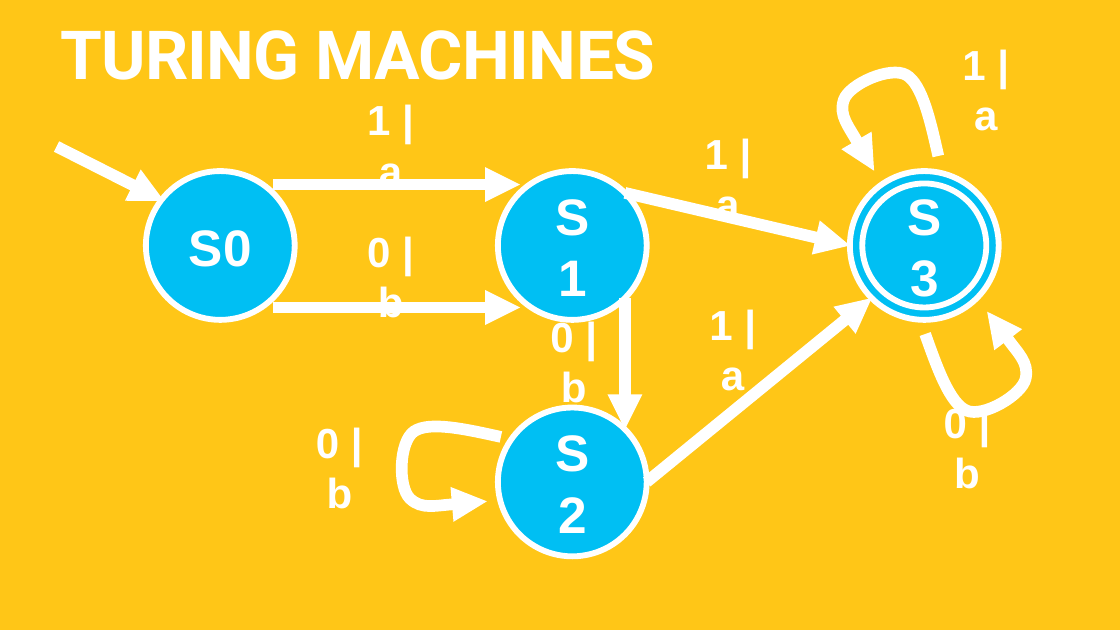
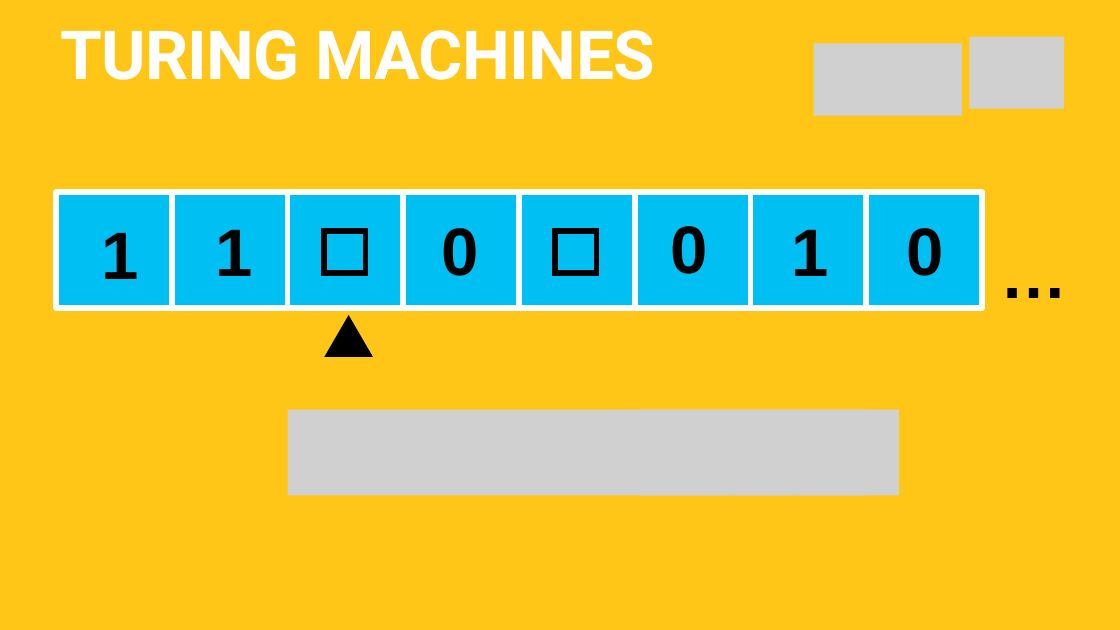
Before and after one commit to TommyWoodley/teaching, a slide deck: slide 12 of ALevel/FSM&Turing.pptx. Drawn at 1120x630 pixels with LibreOffice and Linux fonts; fonts in the diff are those of the drawing; grey boxes stand for pictures. Boxes give left, top, right and bottom in pixels: in the first picture for what was removed or moved away, otherwise in the second. Text is boxed around its words. In the diff, an @@ line names an element or a change of style, - is before the commit and + after.

```diff
--- a/ALevel/FSM&Turing.pptx
+++ b/ALevel/FSM&Turing.pptx
@@ picture added at bbox=[813, 43, 962, 115] @@
@@ picture added at bbox=[969, 37, 1064, 109] @@
@@ rectangle added at bbox=[56, 192, 172, 308], fill #00BFF3, outline #FFFFFF 10 pt @@
@@ rectangle added at bbox=[172, 192, 288, 308], fill #00BFF3, outline #FFFFFF 10 pt @@
@@ rectangle added at bbox=[288, 192, 404, 308], fill #00BFF3, outline #FFFFFF 10 pt @@
@@ rectangle added at bbox=[403, 192, 519, 308], fill #00BFF3, outline #FFFFFF 10 pt @@
@@ rectangle added at bbox=[519, 192, 635, 308], fill #00BFF3, outline #FFFFFF 10 pt @@
@@ rectangle added at bbox=[635, 192, 750, 308], fill #00BFF3, outline #FFFFFF 10 pt @@
@@ rectangle added at bbox=[750, 192, 866, 308], fill #00BFF3, outline #FFFFFF 10 pt @@
@@ rectangle: place and size @@
-rectangle at bbox=[862, 184, 986, 307]
+rectangle at bbox=[866, 192, 982, 308]
@@ rectangle at bbox=[866, 192, 982, 308]: ellipse to rectangle @@
@@ text at bbox=[102, 233, 139, 279]: text changed; size 72 to 115 pt; text colour #FFFFFF to #000000 @@
-1 | a
+1
@@ text at bbox=[216, 230, 253, 276]: text changed; size 72 to 115 pt; text colour #FFFFFF to #000000 @@
-1 | a
+1
@@ rectangle added at bbox=[324, 231, 365, 273], outline #000000 10 pt @@
@@ text at bbox=[442, 228, 479, 276]: text changed; size 72 to 115 pt; text colour #FFFFFF to #000000 @@
-0 | b
+0
@@ rectangle added at bbox=[555, 231, 596, 273], outline #000000 10 pt @@
@@ text at bbox=[671, 226, 708, 274]: text changed; size 72 to 115 pt; text colour #FFFFFF to #000000 @@
-0 | b
+0
@@ text at bbox=[791, 230, 828, 276]: text changed; size 72 to 115 pt; text colour #FFFFFF to #000000 @@
-1 | a
+1
@@ text at bbox=[906, 228, 943, 276]: text changed; size 72 to 115 pt; text colour #FFFFFF to #000000 @@
-0 | b
+0
@@ text added at bbox=[999, 229, 1055, 315], 115 pt, text #000000, bold @@
+…
@@ triangle added at bbox=[324, 315, 373, 357], fill #000000 @@
@@ picture added at bbox=[288, 409, 899, 496] @@
@@ picture added at bbox=[639, 409, 732, 496] @@
@@ picture added at bbox=[734, 409, 797, 496] @@
@@ picture added at bbox=[799, 409, 868, 496] @@
@@ group removed at bbox=[57, 51, 1035, 556]: 6 arrows, 6 texts, 4 ellipses, 3 freeform shapes @@
-S0
-S3
-S2
-S1
-1 | a
-0 | b
```
Also in this commit, not shown: 1 slide added, 2 other files.
